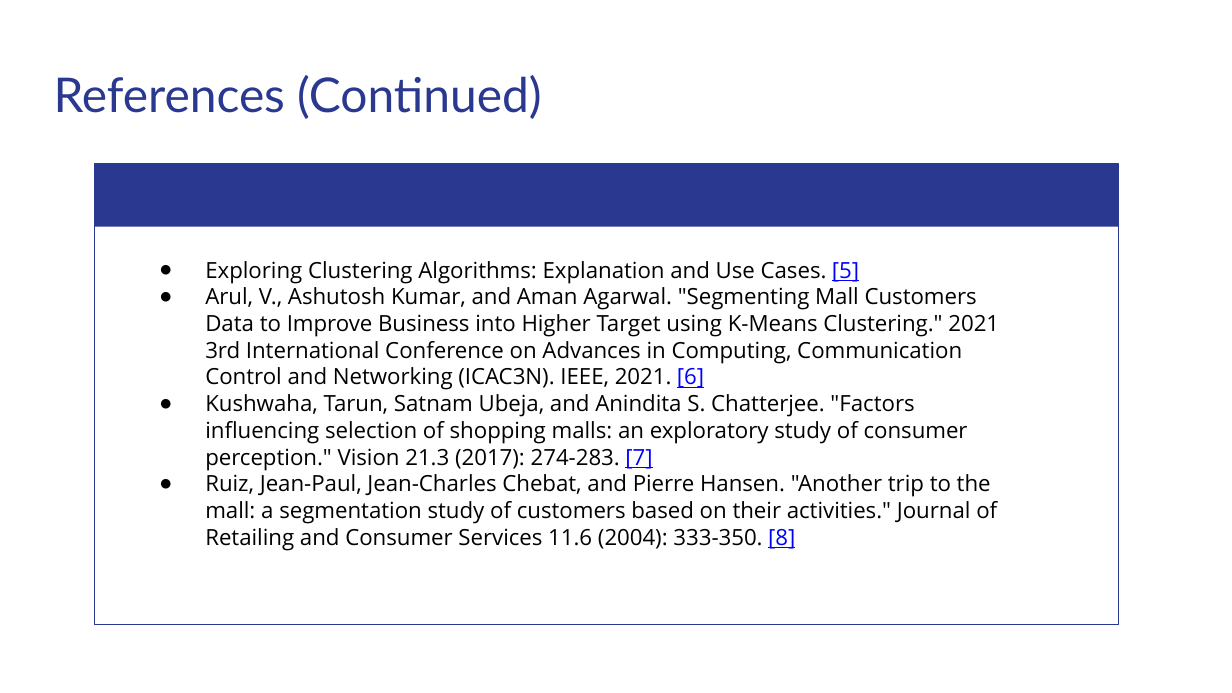
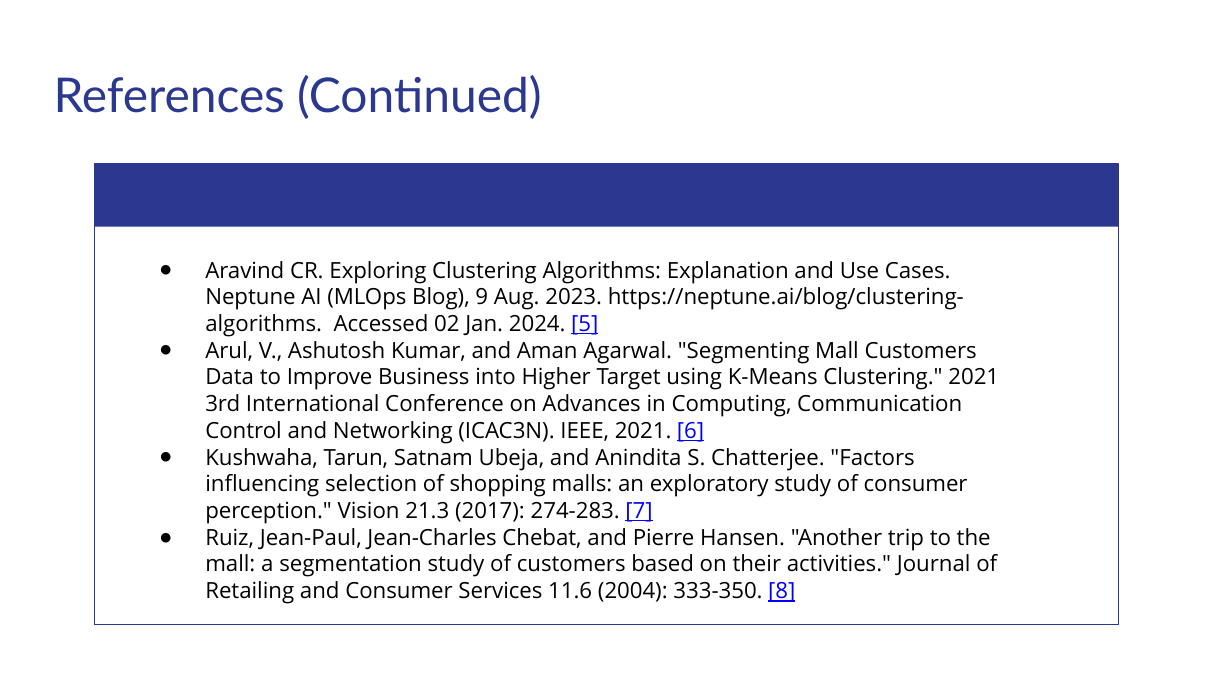
Before and after one commit to matthewshawnkehoe/Data-Science-Projects, a slide deck: slide 35 of Capstone Projects/Capstone_Three_Unsupervised_ML/Classifying_Mall_Customers.pptx. Drawn at 1232x693 pixels with LibreOffice and Linux fonts; fonts in the diff are those of the drawing. Boxes give left, top, right and bottom in pixels: in the first picture for what was removed or moved away, otherwise in the second. Text is boxed around its words. In the diff, an @@ line names an element or a change of style, - is before the commit and + after.

```diff
--- a/Capstone Projects/Capstone_Three_Unsupervised_ML/Classifying_Mall_Customers.pptx
+++ b/Capstone Projects/Capstone_Three_Unsupervised_ML/Classifying_Mall_Customers.pptx
@@ text at box(205, 261, 964, 337): text changed @@
-● Exploring Clustering Algorithms: Explanation and Use Cases. [5]
+● Aravind CR. Exploring Clustering Algorithms: Explanation and Use Cases. Neptune AI (MLOps Blog), 9 Aug. 2023. https://neptune.ai/blog/clustering-algorithms. Accessed 02 Jan. 2024. [5]
```
Also in this commit, not shown: 1 other file.
